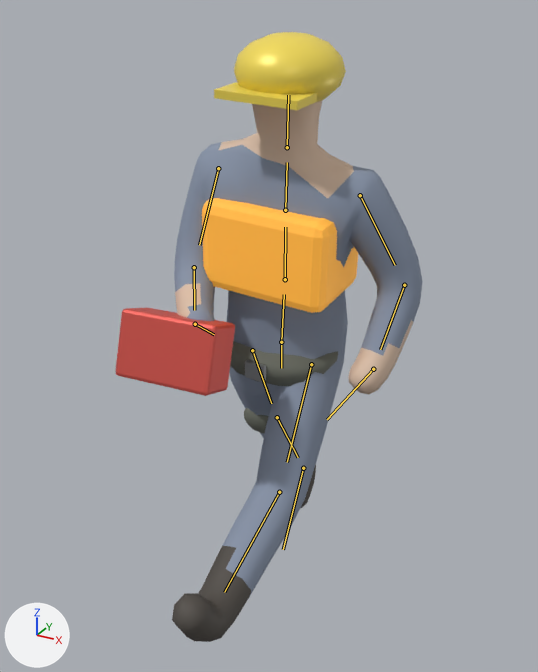
Renders of the glTF model models/units/west_worker.glb from each side of a commit.
Rendered twice from a 50 mm lens placed at (1.22, -2.32, 2.41), pointed at (0.01, -0.11, 1.31). The axes (+X, +Y, +Z) are drawn at lower left. The lights are the same throughout. The picture after the commit comes second. Both versions are drawn at frame 14 of the action 'Walk'; the numbers are the values there. The bones that change, and the others that lie on the model, are drawn over the model as lines.

Names of what the first picture shows: 'Belt', 'Body', 'Brim', 'Buckle', 'Helmet', 'KneeR', 'Toolbox', 'Vest'.
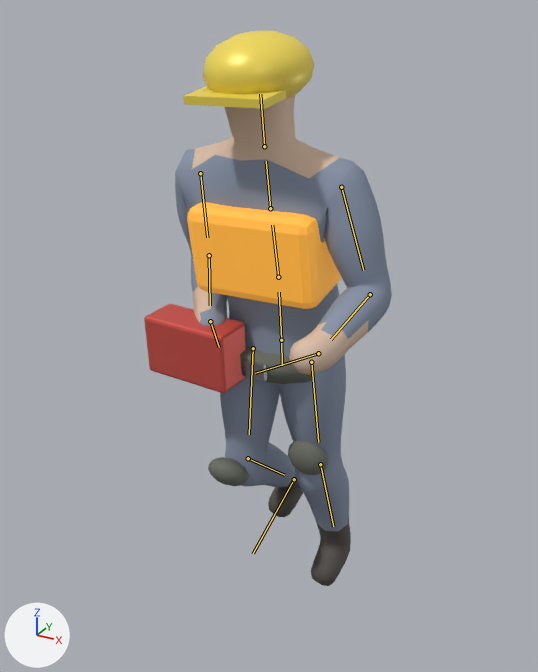
What changed in the scene script:
```text
Change bone_root:
    where bone_root = bpy.data.objects['Rig'].pose.bones['root']
    bone_root.location: (0.0, 0.0, 0.002) -> (0.0, -0.007, 0.0)
    bone_root.rotation_quaternion: (1.0, 0.0, 0.0, 0.0) -> (-1.0, -0.026, -0.013, 0.007)  # degrees (0, 0, 0) -> degrees (3, 2, -1)
Change bone_spine:
    where bone_spine = bpy.data.objects['Rig'].pose.bones['spine']  # child of 'root'
    bone_spine.rotation_quaternion: (-0.998, -0.044, 0.001, 0.033) -> (-0.999, -0.035, -0.011, 0.0)  # degrees (5, 0, -4) -> degrees (4, 1, 0)
Change bone_chest:
    where bone_chest = bpy.data.objects['Rig'].pose.bones['chest']  # child of 'spine'
    bone_chest.rotation_quaternion: (1.0, 0.0, 0.0, 0.0) -> (1.0, 0.017, 0.007, 0.0)  # degrees (0, 0, 0) -> degrees (2, 1, 0)
Change bone_head:
    where bone_head = bpy.data.objects['Rig'].pose.bones['head']  # child of 'neck'
    bone_head.rotation_quaternion: (1.0, 0.0, 0.0, 0.0) -> (1.0, -0.011, -0.005, 0.0)  # degrees (0, 0, 0) -> degrees (-1, -1, 0)
Change bone_upperarm_l:
    where bone_upperarm_l = bpy.data.objects['Rig'].pose.bones['upperarm.L']  # child of 'chest'
    bone_upperarm_l.rotation_quaternion: (0.978, 0.208, 0.0, 0.0) -> (0.998, -0.027, -0.056, -0.022)  # degrees (24, 0, 0) -> degrees (-3, -6, -2)
Change bone_forearm_l:
    where bone_forearm_l = bpy.data.objects['Rig'].pose.bones['forearm.L']  # child of 'upperarm.L'
    bone_forearm_l.rotation_quaternion: (1.0, 0.0, 0.0, 0.0) -> (0.993, -0.076, 0.03, 0.088)  # degrees (0, 0, 0) -> degrees (-8, 4, 10)
Change bone_upperarm_r:
    where bone_upperarm_r = bpy.data.objects['Rig'].pose.bones['upperarm.R']  # child of 'chest'
    bone_upperarm_r.rotation_quaternion: (0.978, -0.208, 0.0, 0.0) -> (0.998, 0.055, 0.034, -0.014)  # degrees (-24, 0, 0) -> degrees (6, 4, -1)
Change bone_forearm_r:
    where bone_forearm_r = bpy.data.objects['Rig'].pose.bones['forearm.R']  # child of 'upperarm.R'
    bone_forearm_r.rotation_quaternion: (1.0, 0.0, 0.0, 0.0) -> (0.995, -0.047, -0.047, -0.081)  # degrees (0, 0, 0) -> degrees (-5, -6, -9)
Change bone_thigh_l:
    where bone_thigh_l = bpy.data.objects['Rig'].pose.bones['thigh.L']  # child of 'root'
    bone_thigh_l.rotation_quaternion: (0.964, -0.265, 0.0, 0.0) -> (0.999, 0.054, 0.001, 0.001)  # degrees (-31, 0, 0) -> degrees (6, 0, 0)
Change bone_shin_l:
    where bone_shin_l = bpy.data.objects['Rig'].pose.bones['shin.L']  # child of 'thigh.L'
    bone_shin_l.rotation_quaternion: (0.943, -0.333, 0.0, 0.0) -> (0.999, 0.044, 0.001, 0.0)  # degrees (-39, 0, 0) -> degrees (5, 0, 0)
Change bone_thigh_r:
    where bone_thigh_r = bpy.data.objects['Rig'].pose.bones['thigh.R']  # child of 'root'
    bone_thigh_r.rotation_quaternion: (0.964, 0.265, 0.0, 0.0) -> (0.999, -0.054, 0.001, 0.001)  # degrees (31, 0, 0) -> degrees (-6, 0, 0)
Change bone_shin_r:
    where bone_shin_r = bpy.data.objects['Rig'].pose.bones['shin.R']  # child of 'thigh.R'
    bone_shin_r.rotation_quaternion: (1.0, -0.004, 0.0, 0.0) -> (0.91, 0.415, -0.005, -0.005)  # degrees (0, 0, 0) -> degrees (49, 0, -1)
Change bone_foot_r:
    where bone_foot_r = bpy.data.objects['Rig'].pose.bones['foot.R']  # child of 'shin.R'
    bone_foot_r.rotation_quaternion: (0.996, 0.084, 0.0, 0.0) -> (0.926, -0.378, 0.0, 0.0)  # degrees (10, 0, 0) -> degrees (-44, 0, 0)
```

Boxes [x1, y1, x2, y2] around the edits, measured in the pictures (538 x 672 px):
'Body', posed (13% narrower, 9% shorter): before [172, 101, 423, 642]; after [175, 96, 392, 586]
'Vest', posed (7% shorter): before [202, 198, 358, 313]; after [187, 202, 342, 309]
'Toolbox', posed (15% narrower): before [115, 307, 235, 396]; after [144, 304, 246, 393]
'Helmet', posed: before [234, 32, 346, 102]; after [203, 30, 315, 99]
'Belt', posed: before [230, 341, 338, 386]; after [240, 346, 311, 384]
'Brim', posed (17% shorter): before [214, 82, 317, 110]; after [183, 86, 286, 109]
'KneeR', posed: before [244, 408, 269, 434]; after [208, 457, 248, 486]
'KneeL', posed (not visible before): after [288, 440, 328, 475]
'Buckle', posed: before [245, 360, 266, 383]; after [245, 360, 267, 382]
bone 'root', root to tip: before (281, 342) to (281, 368); after (281, 340) to (282, 365)
bone 'spine', root to tip: before (281, 342) to (284, 294); after (281, 340) to (279, 292)
bone 'chest', root to tip: before (285, 279) to (285, 227); after (278, 277) to (272, 225)
bone 'head', root to tip: before (287, 147) to (288, 95); after (264, 146) to (260, 94)
bone 'upperarm.L', root to tip: before (360, 195) to (395, 265); after (341, 187) to (363, 270)
bone 'forearm.L', root to tip: before (404, 285) to (380, 349); after (370, 294) to (331, 339)
bone 'upperarm.R', root to tip: before (218, 168) to (199, 245); after (200, 173) to (207, 237)
bone 'forearm.R', root to tip: before (194, 267) to (194, 310); after (209, 255) to (210, 305)
bone 'thigh.L', root to tip: before (311, 364) to (287, 462); after (311, 362) to (318, 442)
bone 'shin.L', root to tip: before (279, 492) to (224, 592); after (320, 464) to (333, 526)
bone 'thigh.R', root to tip: before (252, 350) to (271, 403); after (253, 348) to (249, 434)
bone 'shin.R', root to tip: before (277, 417) to (298, 457); after (248, 458) to (284, 475)
bone 'foot.R', root to tip: before (303, 468) to (283, 549); after (294, 479) to (253, 553)
